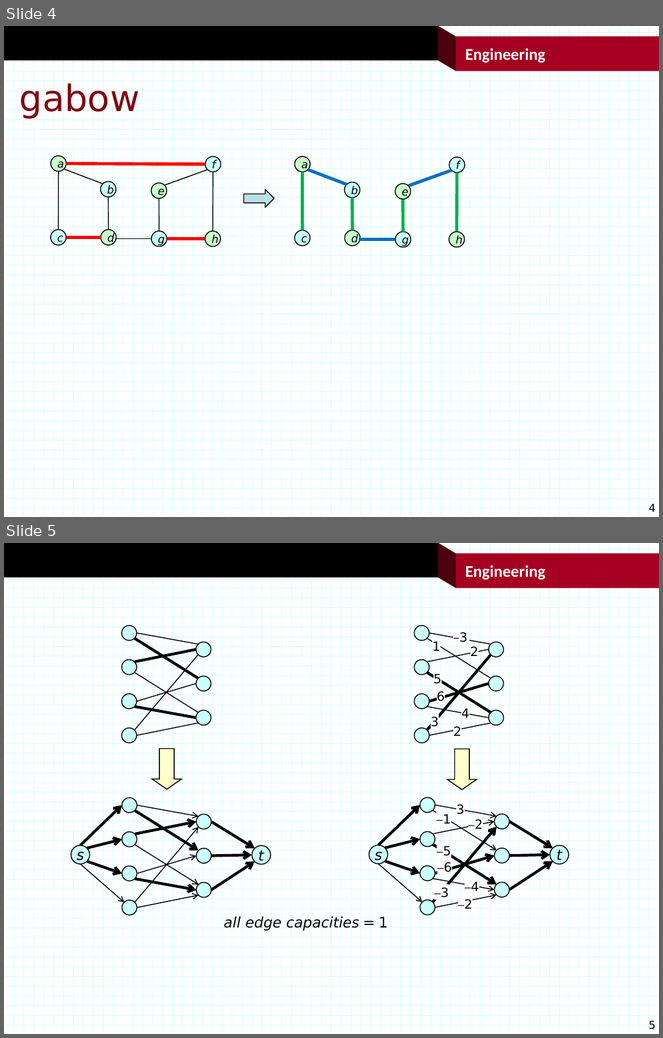
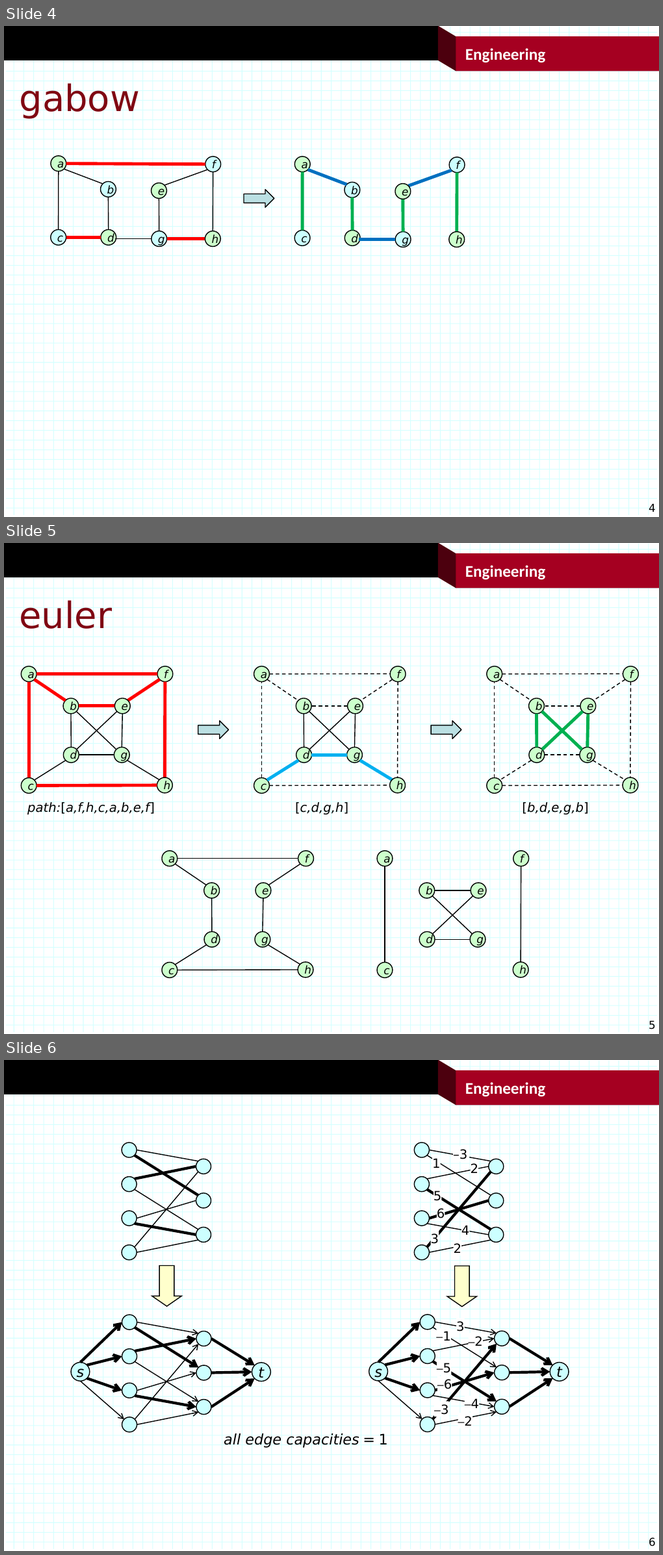
Before and after one commit to jonturner53/gads, a slide deck: graphAlgorithms/ecolor/figs.pptx. Shown one above the other, each under a label of ours: slides 4 and 5 before the commit, slides 4, 5 and 6 after it. The pictures are 663x1038 and 663x1555 pixels, drawn with LibreOffice and Linux fonts; fonts in the diff are those of the drawing; background and template pictures are left out. Boxes give left, top, right and bottom in pixels: in the first picture for what was removed or moved away, otherwise in the second. Text is boxed around its words. In the diff, an @@ line names an element or a change of style, - is before the commit and + after.

```diff
--- a/graphAlgorithms/ecolor/figs.pptx
+++ b/graphAlgorithms/ecolor/figs.pptx
@@ slide 5 added at [4,543,659,1034], background #FFFFFF; not listed: 122 template elements that a slide beside it also shows @@
@@ title added at [20,598,113,635], 40 pt, text #7F0813 @@
+euler
@@ group added at [21,667,639,816]: 42 lines, 24 ellipses, 3 texts, 2 right arrows @@
+b
+c
+a
+d
+f
+g
+e
+h
+b
+c
+a
+d
+f
+g
+e
+h
+b
+c
+a
+d
+f
+g
+e
+h
+path:[a,f,h,c,a,b,e,f]
+[c,d,g,h]
+[b,d,e,g,b]
@@ group added at [162,851,529,978]: 16 ellipses, 14 lines @@
+b
+c
+a
+d
+f
+g
+e
+h
+b
+c
+a
+d
+f
+g
+e
+h
@@ what was slide 5 is now slide 6 @@
@@ page number at [649,1538,656,1547]: text changed @@
-5
+6
```
Also in this commit, not shown: 1 other file.
